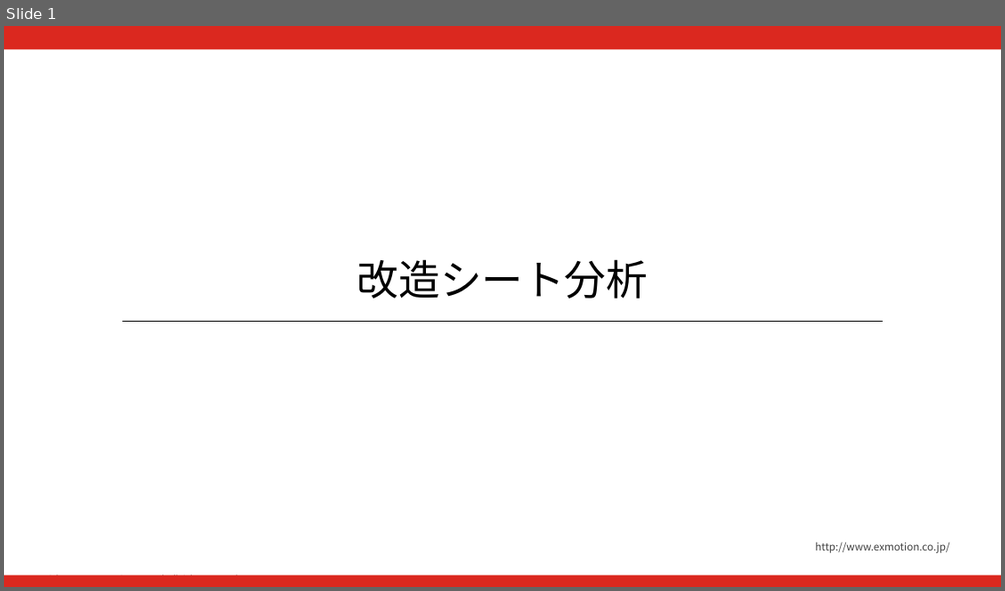
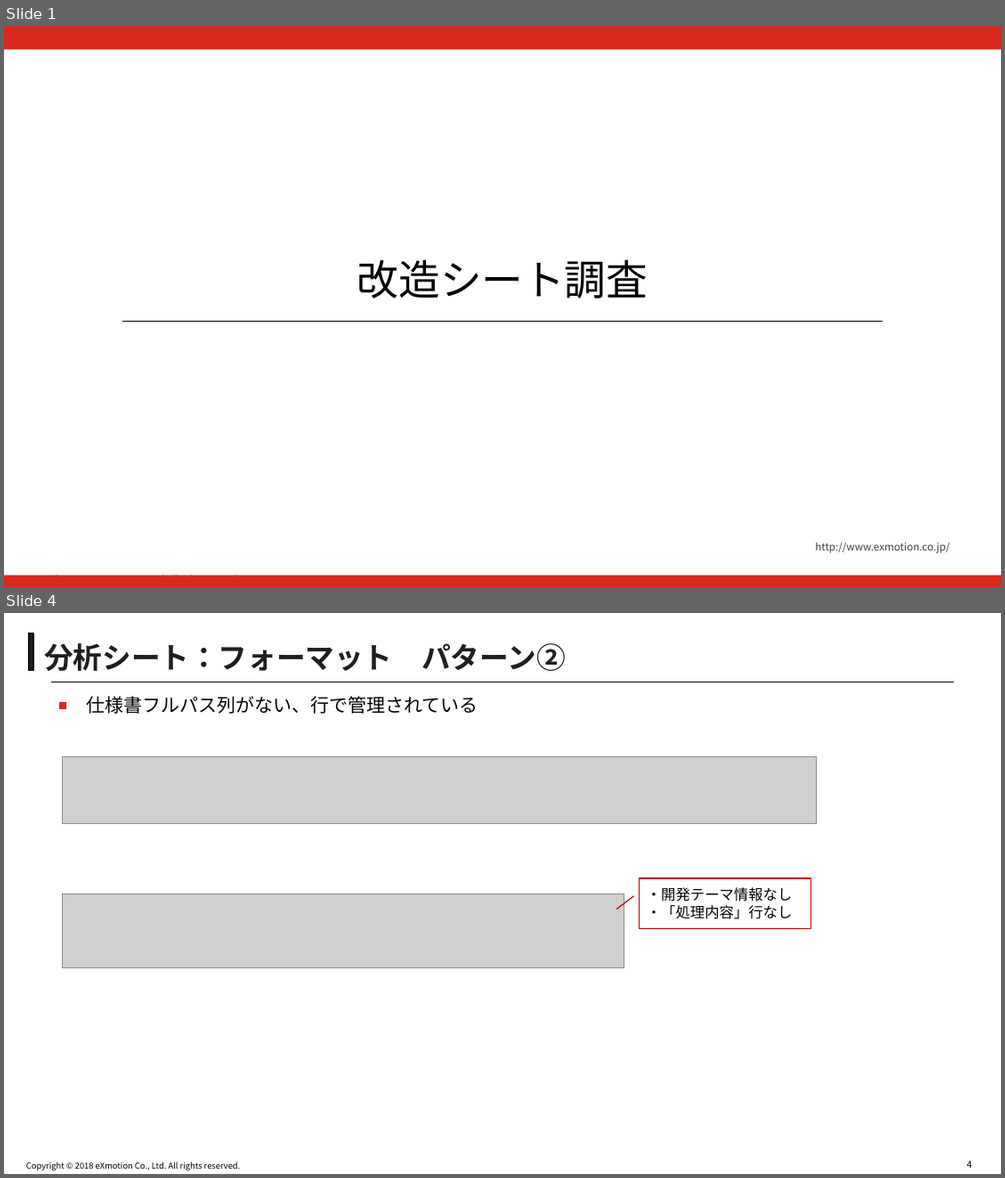
Before and after one commit to akirasueyoshi/nikon_work, a slide deck: 改造シート_exmPC.pptx. Shown one above the other, each under a label of ours: slide 1 before the commit, slides 1 and 4 after it; the slides between them are not shown. The pictures are 1005x591 and 1005x1178 pixels, drawn with LibreOffice and Linux fonts; fonts in the diff are those of the drawing; grey boxes stand for pictures; background and template pictures are left out. Boxes give left, top, right and bottom in pixels: in the first picture for what was removed or moved away, otherwise in the second. Text is boxed around its words. In the diff, an @@ line names an element or a change of style, - is before the commit and + after.

```diff
--- a/改造シート_exmPC.pptx
+++ b/改造シート_exmPC.pptx
@@ slide 4 added at (4, 613, 1001, 1174), background #FFFFFF; not listed: 1 template element that a slide beside it also shows @@
@@ rectangle added at (29, 634, 34, 671), fill #1E1E1E, outline #000000 1.5 pt @@
@@ title added at (44, 643, 566, 671), 28 pt, text #1E1E1E, bold @@
+分析シート：フォーマット パターン②
@@ line added from (51, 682) to (954, 682), #000000 0.75 pt @@
@@ text added at (87, 696, 478, 714), 18 pt, text #000000 @@
+■ 仕様書フルパス列がない、行で管理されている
@@ picture added at (63, 757, 816, 824) @@
@@ border callout added at (639, 878, 810, 929), fill #FFFFFF, outline #C00000 1 pt, 14 pt, text #000000 @@
+・開発テーマ情報なし
+・「処理内容」行なし
@@ picture added at (63, 893, 624, 967) @@
@@ page number added at (967, 1160, 972, 1167), 9 pt, text #000000 @@
+4
@@ slide 1 changed as well @@
@@ title at (357, 259, 647, 298): text changed @@
-改造シート分析
+改造シート調査
```
Also in this commit, not shown: 3 other slides changed, 4 other slides added, 1 slide removed.
